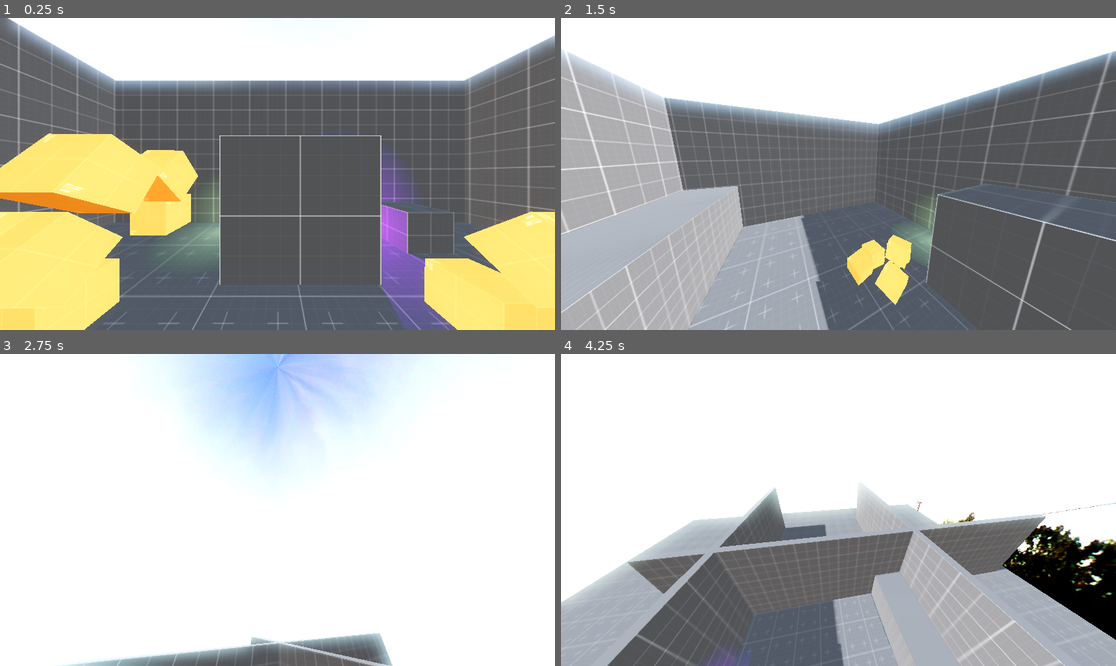
Above: before the commit, frames 1-4 (two rows, left to right).
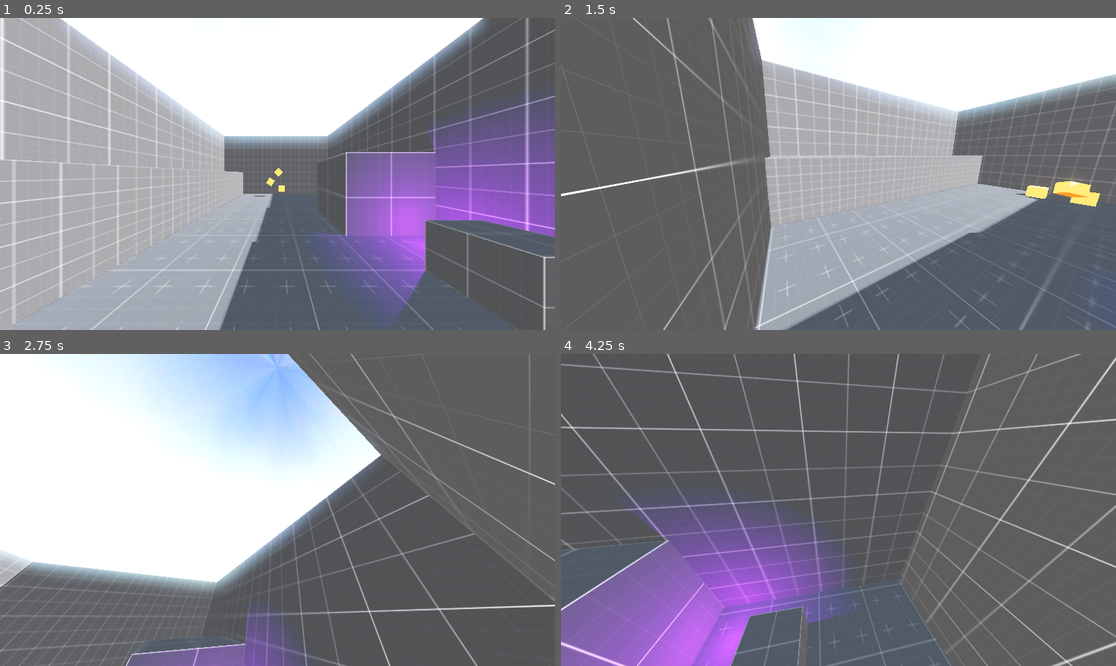
Above: after the commit, the same moments.

Repository: Henrique-Henrique/HengoDemos
Game: Godot game, scene res://main.tscn
Two runs of this game, one before a commit and one after it. Both use one fixed random seed, a clock stepped at 60 frames per second and the inputs below.
Inputs (mouse positions are in pixels of both pictures, inside the frame that each line leads up to):
- Up to frame 1 (0.25 s): no input
- Up to frame 2 (1.5 s): tap Enter (ui_accept) at 0.5 s; move the mouse to (960, 158) at 0.52 s; hold D (right) 0.53-1.28 s; tap Space (jump) at 0.6, 0.77, 1.07 s; click (960, 158) at 0.67 s; move the mouse to (727, 189) at 1.27 s; hold S (down) from 1.28 s (still down); click (727, 189) at 1.35 s
- Up to frame 3 (2.75 s): tap Space (jump) at 1.52, 1.55, 1.82, 2.3 s; move the mouse to (333, 441) at 2.02 s; release S (down) at 2.03 s; hold D (right) from 2.03 s (still down); right-click (333, 441) at 2.1 s
- Up to frame 4 (4.25 s): move the mouse to (810, 572) at 2.77 s; release D (right) at 2.78 s; hold W (up) 2.78-3.53 s; tap Shift (run) at 2.85 s; click (810, 572) at 2.92 s; tap Space (jump) at 3.02, 3.05, 3.32, 3.77, 3.8, 4.07 s; move the mouse to (1005, 556) at 3.52 s; hold A (left) from 3.53 s (still down); tap C at 3.6 s

The runs differ from the first frame. In frame 1, 71% of the frame differs, in the area x 0-100%, y 0-100%; in frame 2, 63%; in frame 3, 62%; in frame 4, 93%.

Commit message:
[FPS] - some adjusts in scene

Diff:
--- a/BasicFPSController/main.tscn
+++ b/BasicFPSController/main.tscn
@@ -63,7 +63,7 @@
 size = Vector3(100, 0.202, 100)
 
 [node name="CharacterBody3D" type="CharacterBody3D" parent="." node_paths=PackedStringArray("head", "camera", "hand", "ray")]
-transform = Transform3D(1, 0, 0, 0, 1, 0, 0, 0, 1, 11.0922, 5.10929, -3.54434)
+transform = Transform3D(1, 0, 0, 0, 1, 0, 0, 0, 1, -5.05143, 5.10929, -3.54434)
 script = ExtResource("3_6nrua")
 head = NodePath("Head")
 camera = NodePath("Head/Camera3D")
@@ -71,13 +71,13 @@
 ray = NodePath("Head/Camera3D/Ray")
 speed = 5
 sensibility = 0.005
-jump_velocity = 9.0
+jump_velocity = 4.5
 
 [node name="CollisionShape3D" type="CollisionShape3D" parent="CharacterBody3D"]
 shape = SubResource("ConvexPolygonShape3D_ychjv")
 
 [node name="Head" type="Node3D" parent="CharacterBody3D"]
-transform = Transform3D(-1, 0, -1.50996e-07, 0, 1, 0, 1.50996e-07, 0, -1, 0, 0.767639, 0)
+transform = Transform3D(1.94707e-07, 0, -1, 0, 1, 0, 1, 0, 1.94707e-07, 0, 0.767639, 0)
 
 [node name="Camera3D" type="Camera3D" parent="CharacterBody3D/Head"]
 fov = 103.0
@@ -149,7 +149,7 @@
 omni_range = 35.7016
 
 [node name="RigidBody3D" type="RigidBody3D" parent="."]
-transform = Transform3D(1, 0, 0, 0, 1, 0, 0, 0, 1, 5.15729, 2.21243, 0)
+transform = Transform3D(1, 0, 0, 0, 1, 0, 0, 0, 1, 26.1261, 2.21243, -2.46828)
 
 [node name="CSGBox3D2" type="CSGBox3D" parent="RigidBody3D"]
 size = Vector3(1.5, 1.5, 1.5)
@@ -159,7 +159,7 @@
 shape = SubResource("BoxShape3D_vhdun")
 
 [node name="RigidBody3D2" type="RigidBody3D" parent="."]
-transform = Transform3D(1, 0, 0, 0, 0.717677, 0.696376, 0, -0.696376, 0.717677, 4.47357, 3.946, -0.740135)
+transform = Transform3D(1, 0, 0, 0, 0.717677, 0.696376, 0, -0.696376, 0.717677, 25.4424, 6.25327, -3.20842)
 
 [node name="CSGBox3D2" type="CSGBox3D" parent="RigidBody3D2"]
 size = Vector3(1.5, 1.5, 1.5)
@@ -169,7 +169,7 @@
 shape = SubResource("BoxShape3D_vhdun")
 
 [node name="RigidBody3D3" type="RigidBody3D" parent="."]
-transform = Transform3D(1, 0, 0, 0, 0.527104, 0.849801, 0, -0.849801, 0.527104, 4.47357, 3.946, -2.69695)
+transform = Transform3D(1, 0, 0, 0, 0.527104, 0.849801, 0, -0.849801, 0.527104, 25.4424, 3.946, -5.16523)
 
 [node name="CSGBox3D2" type="CSGBox3D" parent="RigidBody3D3"]
 size = Vector3(1.5, 1.5, 1.5)
@@ -177,53 +177,3 @@
 
 [node name="CollisionShape3D" type="CollisionShape3D" parent="RigidBody3D3"]
 shape = SubResource("BoxShape3D_vhdun")
-
-[node name="RigidBody3D4" type="RigidBody3D" parent="."]
-transform = Transform3D(1, 0, 0, 0, 1, 0, 0, 0, 1, 17.2483, 2.21243, 0)
-
-[node name="CSGBox3D2" type="CSGBox3D" parent="RigidBody3D4"]
-size = Vector3(1.5, 1.5, 1.5)
-material = SubResource("StandardMaterial3D_qbays")
-
-[node name="CollisionShape3D" type="CollisionShape3D" parent="RigidBody3D4"]
-shape = SubResource("BoxShape3D_vhdun")
-
-[node name="RigidBody3D5" type="RigidBody3D" parent="."]
-transform = Transform3D(1, 0, 0, 0, 0.717677, 0.696376, 0, -0.696376, 0.717677, 16.5645, 3.946, -0.740135)
-
-[node name="CSGBox3D2" type="CSGBox3D" parent="RigidBody3D5"]
-size = Vector3(1.5, 1.5, 1.5)
-material = SubResource("StandardMaterial3D_qbays")
-
-[node name="CollisionShape3D" type="CollisionShape3D" parent="RigidBody3D5"]
-shape = SubResource("BoxShape3D_vhdun")
-
-[node name="RigidBody3D7" type="RigidBody3D" parent="."]
-transform = Transform3D(1, 0, 0, 0, 1, 0, 0, 0, 1, 16.4251, 4.06791, 2.37046)
-
-[node name="CSGBox3D2" type="CSGBox3D" parent="RigidBody3D7"]
-size = Vector3(1.5, 1.5, 1.5)
-material = SubResource("StandardMaterial3D_qbays")
-
-[node name="CollisionShape3D" type="CollisionShape3D" parent="RigidBody3D7"]
-shape = SubResource("BoxShape3D_vhdun")
-
-[node name="RigidBody3D8" type="RigidBody3D" parent="."]
-transform = Transform3D(1, 0, 0, 0, 0.717677, 0.696376, 0, -0.696376, 0.717677, 15.7413, 5.80148, 1.63032)
-
-[node name="CSGBox3D2" type="CSGBox3D" parent="RigidBody3D8"]
-size = Vector3(1.5, 1.5, 1.5)
-material = SubResource("StandardMaterial3D_qbays")
-
-[node name="CollisionShape3D" type="CollisionShape3D" parent="RigidBody3D8"]
-shape = SubResource("BoxShape3D_vhdun")
-
-[node name="RigidBody3D9" type="RigidBody3D" parent="."]
-transform = Transform3D(1, 0, 0, 0, 0.527104, 0.849801, 0, -0.849801, 0.527104, 15.7413, 5.80148, -0.326492)
-
-[node name="CSGBox3D2" type="CSGBox3D" parent="RigidBody3D9"]
-size = Vector3(1.5, 1.5, 1.5)
-material = SubResource("StandardMaterial3D_qbays")
-
-[node name="CollisionShape3D" type="CollisionShape3D" parent="RigidBody3D9"]
-shape = SubResource("BoxShape3D_vhdun")
